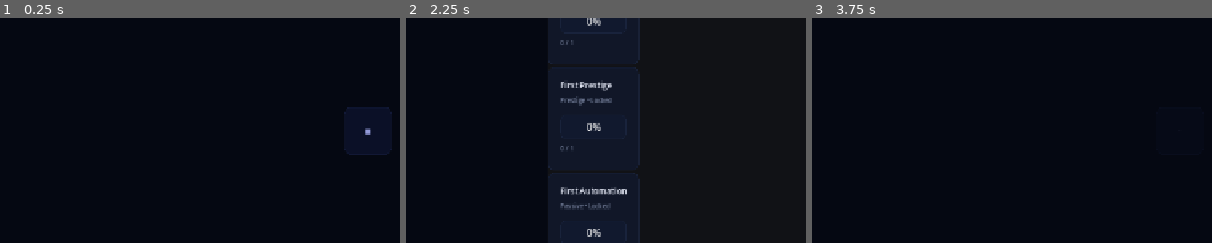
Above: before the commit, frames 1-3 (left to right).
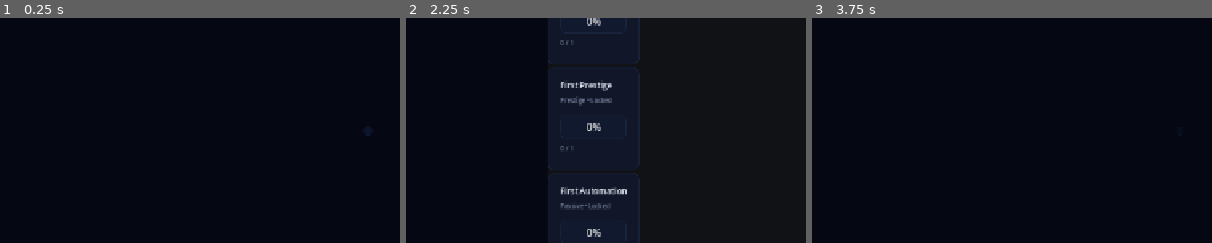
Above: after the commit, the same moments.

Repository: franciscoCapa27/Squared_2
Game: Godot game, scene res://scenes/main/Main.tscn
The game is run twice, just before and just after one commit, with the same random seed, the same clock (stepped at 60 frames per second) and the same inputs.
Inputs (mouse positions are % of the whole screen's width and height, from its top left):
- Up to frame 1 (0.25 s): no input
- Up to frame 2 (2.25 s): click "Stats" at 0.5 s; click "Grid" at 1.25 s; click "Achievements" at 2 s
- Up to frame 3 (3.75 s): click "Grid" at 2.75 s; click (50, 57) at 3.5 s
The pictures show only the part of the screen within x 4-54%, y 32-82%; the shares and areas given below are measured in that part.

The runs differ from the first frame. In frame 1, 0.2% of the frame differs, in the area x 86-98%, y 39-61%; in frame 2, nothing differs; in frame 3, less than 0.1%.

Commit message:
feature: Create reusable textless Square Body
Refs #63

Diff:
--- a/squared-2/scenes/squares/SquareButton.tscn
+++ b/squared-2/scenes/squares/SquareButton.tscn
@@ -7,8 +7,6 @@
 offset_bottom = 8.0
 size_flags_horizontal = 4
 size_flags_vertical = 4
-tooltip_text = "Square
-"
-theme_override_font_sizes/font_size = 64
-text = "■"
+tooltip_text = ""
+text = ""
 script = ExtResource("1_3cowg")
--- a/squared-2/scripts/squares/square_button.gd
+++ b/squared-2/scripts/squares/square_button.gd
@@ -8,10 +8,8 @@
 var respawn_timer: SceneTreeTimer = null
 var normal_modulate: Color = Color.WHITE
 
-func setup(id: String, display_text: String = "■") -> void:
+func setup(id: String) -> void:
 	square_id = id
-	text = display_text
-	tooltip_text = "Square %s" % square_id
 	_apply_square_visuals()
 	_reset_visual_state()
 
@@ -68,7 +66,6 @@
 	is_respawning = true
 	disabled = true
 	modulate = Color(normal_modulate.r, normal_modulate.g, normal_modulate.b, 0.25)
-	text = "·"
 
 	respawn_timer = get_tree().create_timer(respawn_time)
 	await respawn_timer.timeout
@@ -82,7 +79,6 @@
 	_reset_visual_state()
 
 func _reset_visual_state() -> void:
-	text = "■"
 	modulate = normal_modulate
 
 func set_square_data(p_square_data: SquareData) -> void:
@@ -90,16 +86,6 @@
 	square_data = p_square_data
 	_apply_square_visuals()
 
-func apply_responsive_visual_size(square_size: float) -> void:
-	if square_size < 28.0:
-		text = ""
-		add_theme_font_size_override("font_size", ThemeSystem.get_font_size("tiny"))
-	elif square_size < 52.0:
-		text = ""
-		add_theme_font_size_override("font_size", ThemeSystem.get_font_size("tiny"))
-	elif square_size < 72.0:
-		text = "■"
-		add_theme_font_size_override("font_size", ThemeSystem.get_font_size("tiny"))
-	else:
-		text = "■"
-		add_theme_font_size_override("font_size", ThemeSystem.get_font_size("detail"))
+func apply_responsive_visual_size(_square_size: float) -> void:
+	# Body is textless; no visual scaling needed beyond layout.
+	pass
--- a/squared-2/scripts/ui/grid_page.gd
+++ b/squared-2/scripts/ui/grid_page.gd
@@ -148,7 +148,7 @@
 		var square_button: SquareButton = square_button_scene.instantiate() as SquareButton
 		grid_root.add_child(square_button)
 
-		square_button.setup(square_data.id, "■")
+		square_button.setup(square_data.id)
 		square_button.set_square_data(square_data)
 		square_button.square_clicked.connect(_on_square_button_clicked)
 
